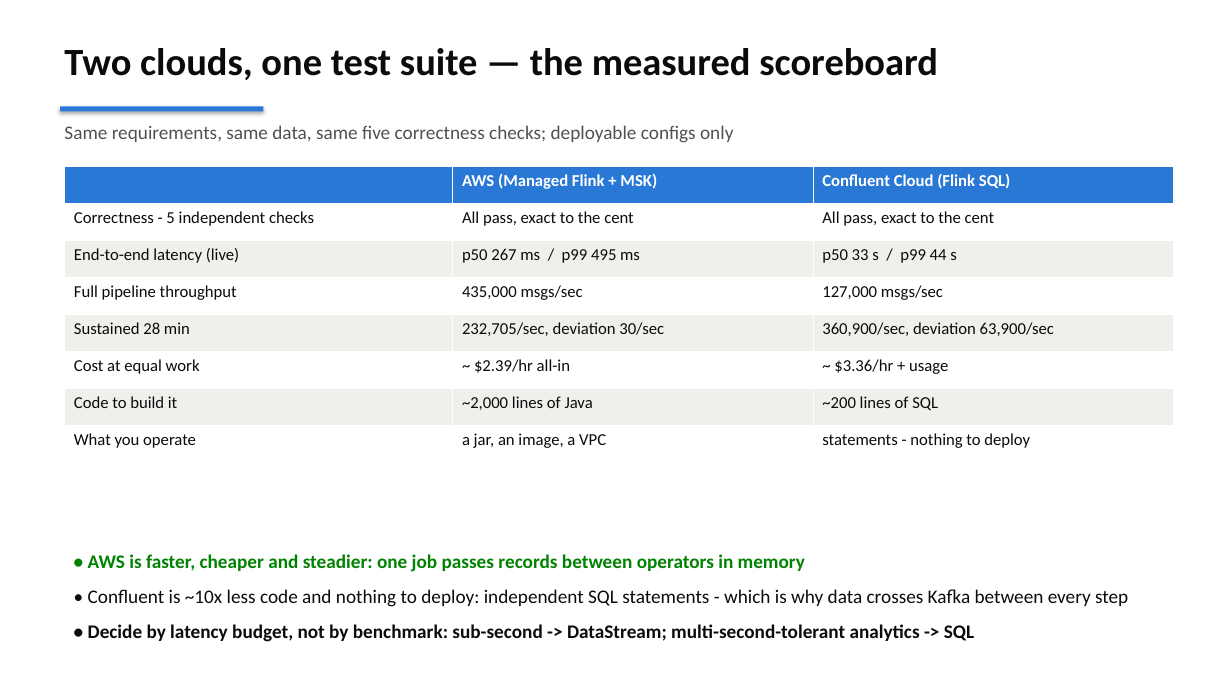
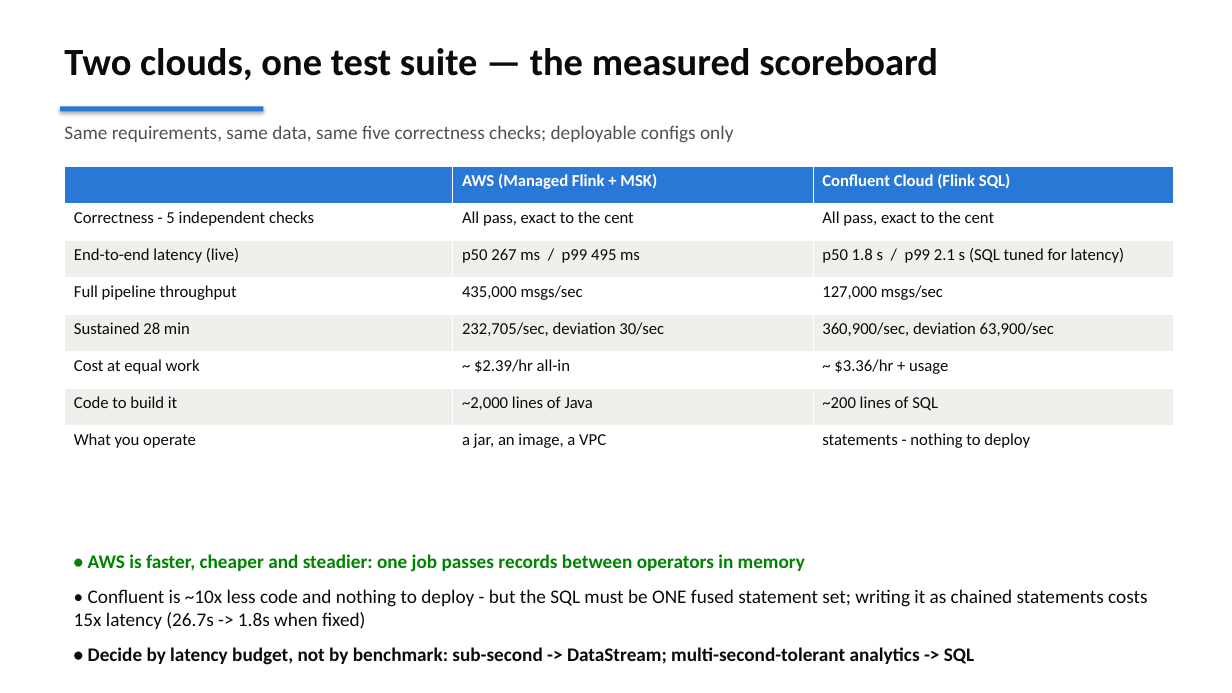
Before and after one commit to jimzucker/flink-fable5, a slide deck: slide 9 of docs/flink-demo-exec-briefing.pptx. Drawn at 1232x693 pixels with LibreOffice and Linux fonts; fonts in the diff are those of the drawing. Boxes give left, top, right and bottom in pixels: in the first picture for what was removed or moved away, otherwise in the second. Text is boxed around its words. In the diff, an @@ line names an element or a change of style, - is before the commit and + after.

```diff
--- a/docs/flink-demo-exec-briefing.pptx
+++ b/docs/flink-demo-exec-briefing.pptx
@@ table at (65,166,1174,462) @@
-row 3, column 3: p50 33 s / p99 44 s
+row 3, column 3: p50 1.8 s / p99 2.1 s (SQL tuned for latency)
@@ text at (74,589,1147,629): text changed @@
-• Confluent is ~10x less code and nothing to deploy: independent SQL statements - which is why data crosses Kafka between every step
+• Confluent is ~10x less code and nothing to deploy - but the SQL must be ONE fused statement set; writing it as chained statements costs 15x latency (26.7s -> 1.8s when fixed)
```
Also in this commit, not shown: 8 other files.
